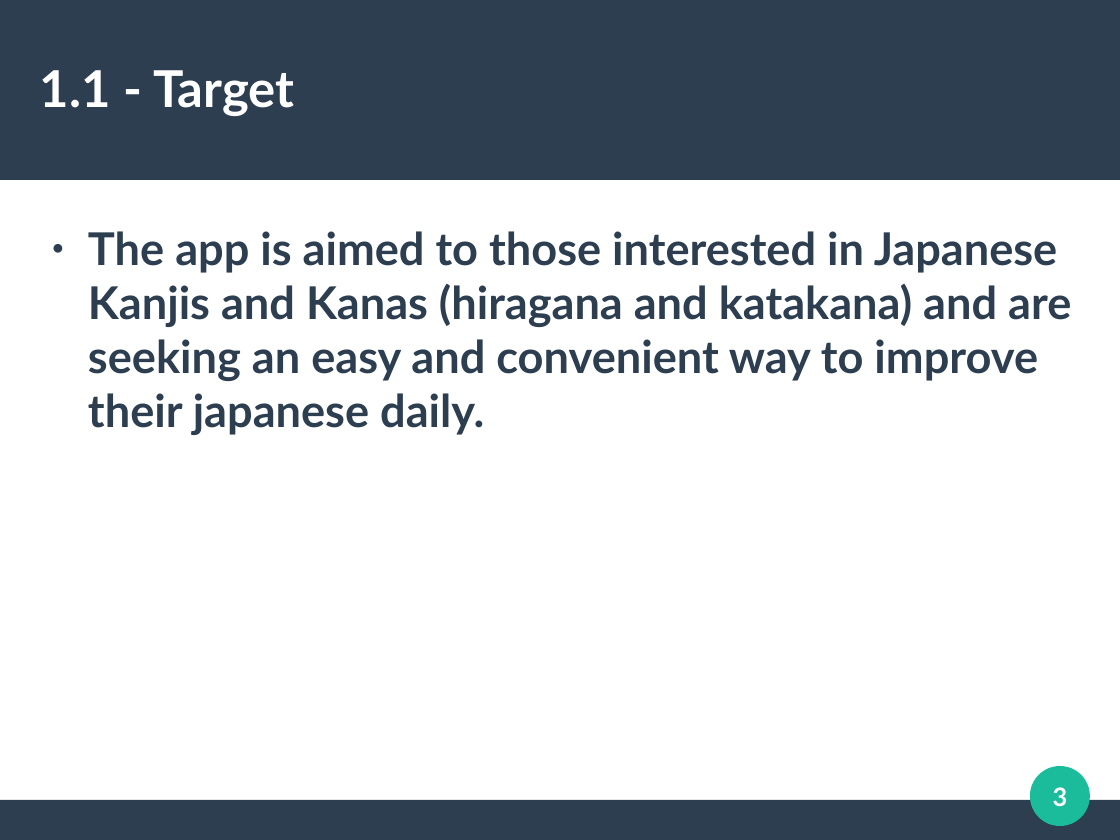
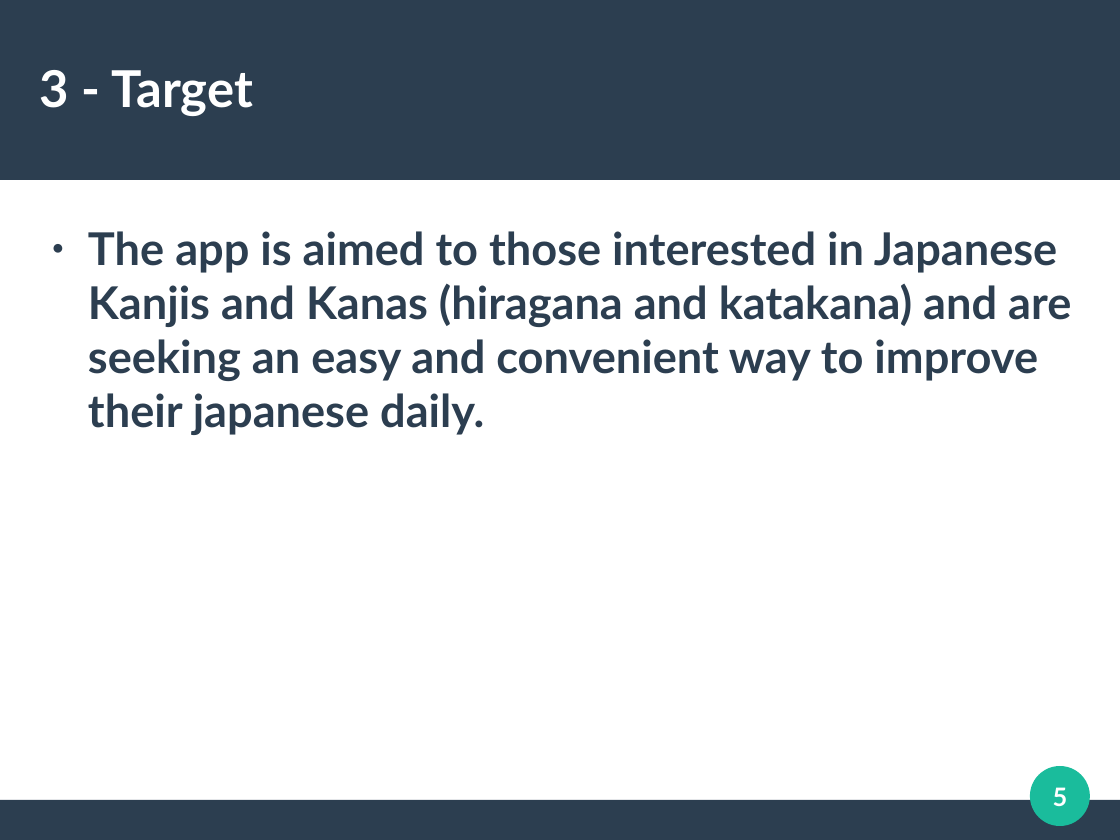
Before and after one commit to sergioparamo/kanjistudy, a slide deck: slide 5 of description/KanjiStudyPresentation.odp (slide 3 before the commit). Drawn at 1120x840 pixels with LibreOffice and Linux fonts; fonts in the diff are those of the drawing. Boxes give left, top, right and bottom in pixels: in the first picture for what was removed or moved away, otherwise in the second. Text is boxed around its words. In the diff, an @@ line names an element or a change of style, - is before the commit and + after.

```diff
--- a/description/KanjiStudyPresentation.odp
+++ b/description/KanjiStudyPresentation.odp
@@ title at bbox=[40, 70, 253, 116]: text changed @@
-1.1 - Target
+3 - Target
@@ page number at bbox=[1053, 787, 1068, 806]: text changed @@
-3
+5
```
Also in this commit, not shown: 1 other slide changed, 5 slides added, 16 slides removed.
